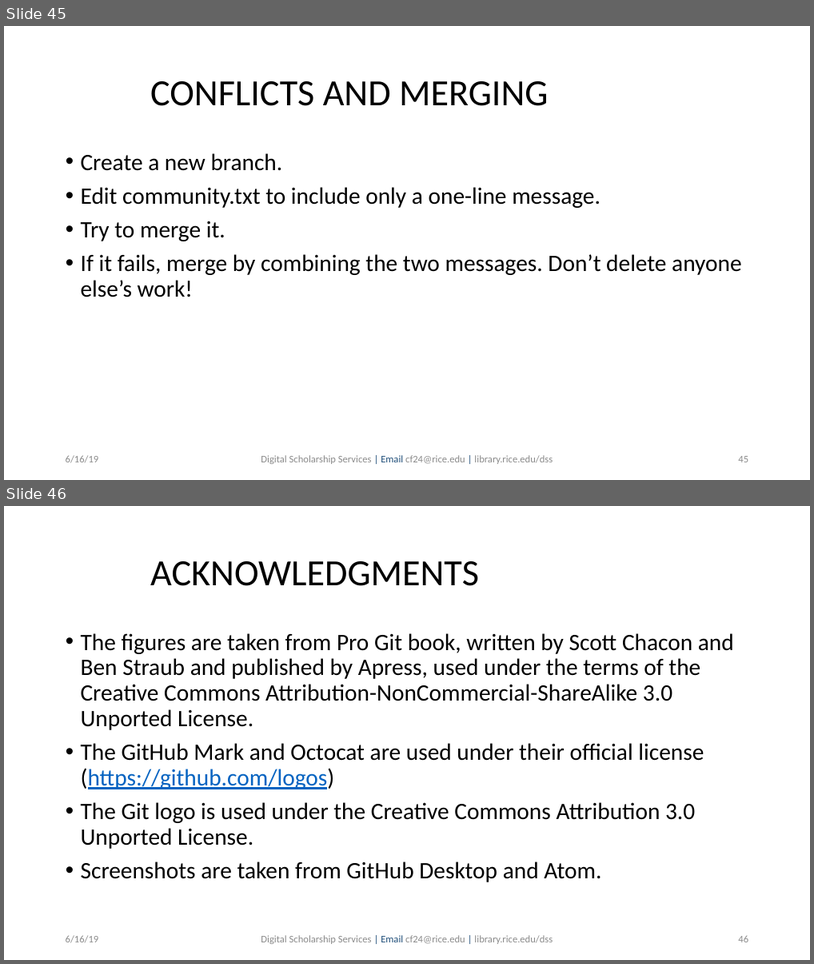
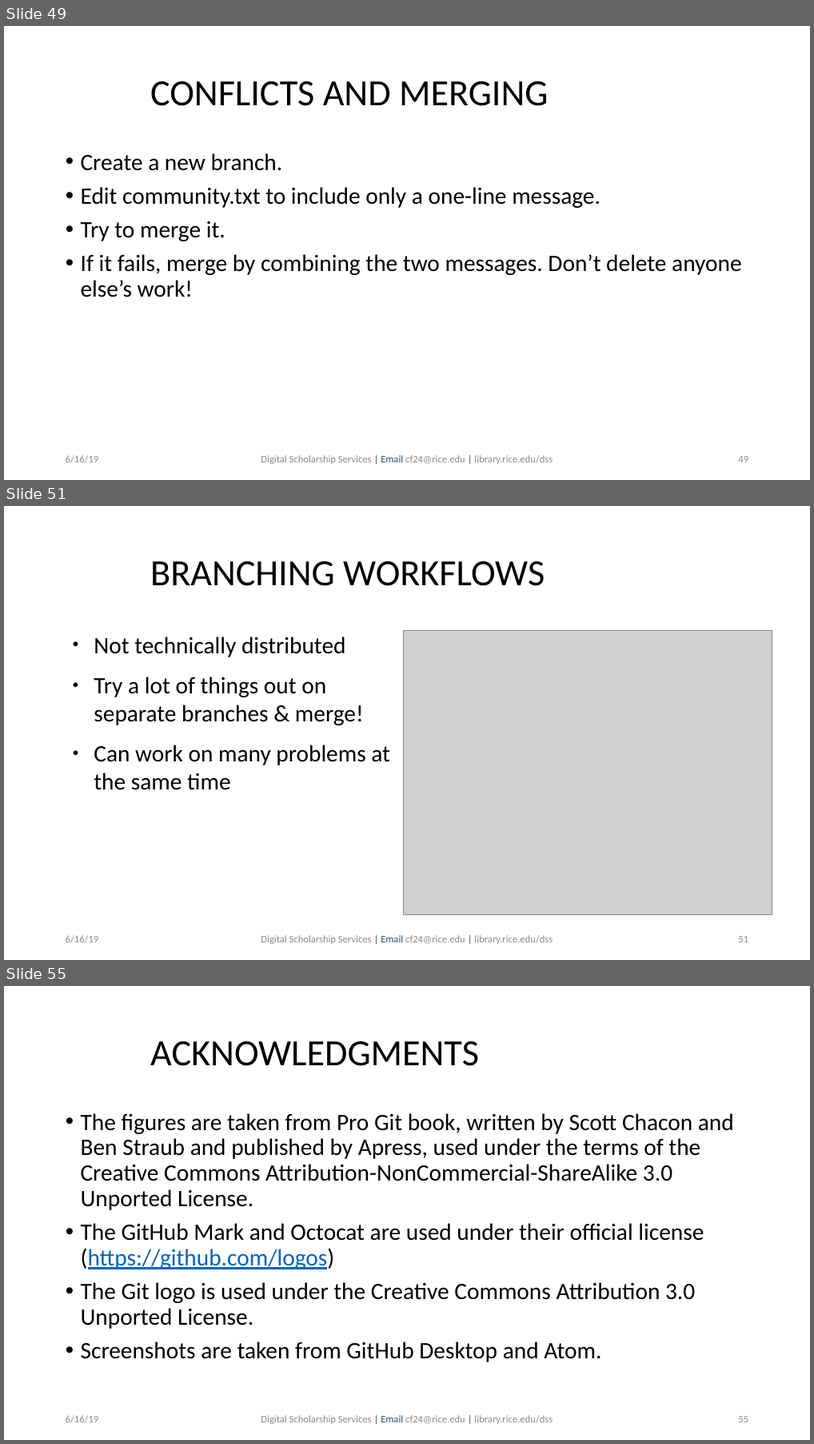
Before and after one commit to bakitybacon/rice-data-and-donuts, a slide deck: github/Introduction to Git & GitHub.pptx. Shown one above the other, each under a label of ours: slides 45 and 46 before the commit, slides 49, 51 and 55 after it; the slides between them are not shown. The pictures are 814x964 and 814x1444 pixels, drawn with LibreOffice and Linux fonts; fonts in the diff are those of the drawing; grey boxes stand for pictures; background and template pictures are left out. Boxes give left, top, right and bottom in pixels: in the first picture for what was removed or moved away, otherwise in the second. Text is boxed around its words. In the diff, an @@ line names an element or a change of style, - is before the commit and + after.

```diff
--- a/github/Introduction to Git & GitHub.pptx
+++ b/github/Introduction to Git & GitHub.pptx
@@ slide 51 added at (4, 506, 810, 960), background #FFFFFF @@
@@ text added at (150, 561, 545, 586), 44 pt, text #000000 @@
+BRANCHING WORKFLOWS
@@ text added at (94, 636, 390, 790), 28 pt, text #000000 @@
+● Not technically distributed
+● Try a lot of things out on separate branches & merge!
+● Can work on many problems at the same time
@@ picture added at (403, 630, 773, 914) @@
@@ text added at (66, 935, 99, 943), 12 pt, text #8B8B8B @@
+6/16/19
@@ text added at (261, 935, 553, 944), 12 pt, text #8B8B8B @@
+Digital Scholarship Services | Email cf24@rice.edu | library.rice.edu/dss
@@ page number added at (738, 936, 749, 942), 12 pt, text #8B8B8B @@
+51
@@ what was slide 45 is now slide 49 @@
@@ what was slide 46 is now slide 55 @@
@@ page number at (738, 1416, 749, 1422): text changed @@
-46
+55
```
Also in this commit, not shown: 1 slide changed, 9 other slides added.
